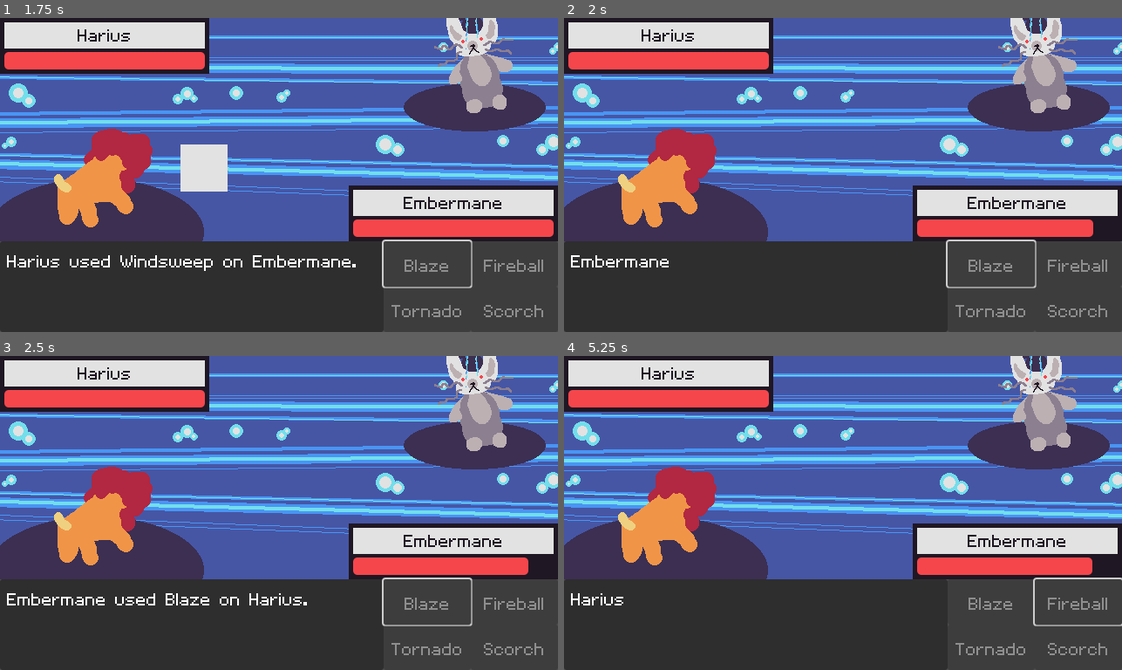
Above: before the commit, frames 1-4 (two rows, left to right).
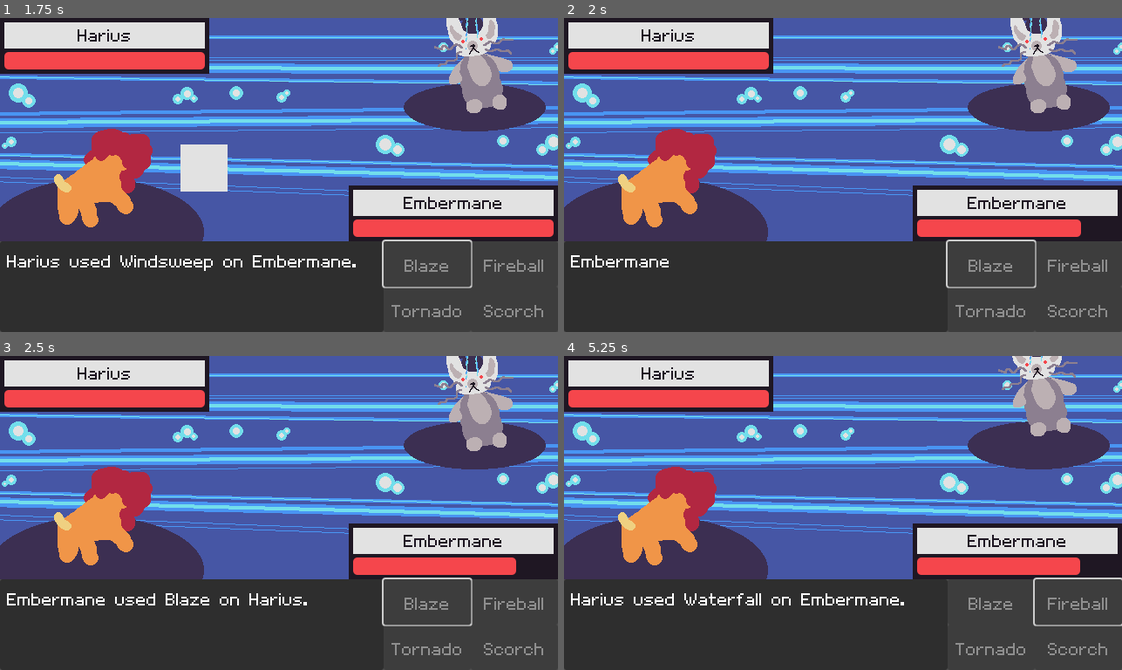
Above: after the commit, the same moments.

Repository: jadicodes/zodiac-battler
Game: Godot game, scene res://battle_arena/battle_arena.tscn
The game is run twice, just before and just after one commit, with the same random seed, the same clock (stepped at 60 frames per second) and the same inputs. The engine's default icon, where the game draws it, is replaced by a stand-in: a white triangle on a blue panel in a dark square.
Inputs:
- Up to frame 1 (1.75 s): click "Blaze" at 0.5 s; tap Space (advance_text) at 1.35 s
- Up to frame 2 (2 s): no input
- Up to frame 3 (2.5 s): tap Space (advance_text) at 2.1 s
- Up to frame 4 (5.25 s): tap Enter at 2.75 s; tap Space (advance_text) at 2.85, 3.5, 3.6, 5.1 s; click "Fireball" at 4.25 s

Frame 1 is identical in both runs. In frame 2, 0.1% of the frame differs, in the area x 92-95%, y 64-70%; in frame 3, 0.1%; in frame 4, 2.8%, in the area x 12-95%, y 0-80%.

Commit message:
Add new monsters and moves

Diff:
--- a/project/monster_select/monster_select.tscn
+++ b/project/monster_select/monster_select.tscn
@@ -1,9 +1,11 @@
-[gd_scene load_steps=5 format=3 uid="uid://dcq1jyvigtr0n"]
+[gd_scene load_steps=7 format=3 uid="uid://dcq1jyvigtr0n"]
 
 [ext_resource type="Script" uid="uid://inyctean21v7" path="res://monster_select/monster_select.gd" id="1_enmru"]
 [ext_resource type="PackedScene" uid="uid://dvkl7s1xn7hqc" path="res://monster_select/monster_select_button.tscn" id="2_v8ndl"]
 [ext_resource type="Resource" uid="uid://bmt1iiqphqefe" path="res://monsters/breed/harius.tres" id="3_7ewmc"]
 [ext_resource type="Resource" uid="uid://c8u3hw5eqn458" path="res://monsters/breed/embermane.tres" id="4_a6qg2"]
+[ext_resource type="Resource" uid="uid://der5ogkwrmkv0" path="res://monsters/breed/tomatus.tres" id="5_o31d0"]
+[ext_resource type="Resource" uid="uid://dg0kj3kls4cxf" path="res://monsters/breed/biseas.tres" id="6_ciuqq"]
 
 [node name="MonsterSelect" type="Control"]
 layout_mode = 3
@@ -24,21 +26,32 @@
 offset_bottom = 36.0
 text = "select ur monster!"
 
-[node name="MonsterSelectButton" parent="." instance=ExtResource("2_v8ndl")]
+[node name="GridContainer" type="GridContainer" parent="."]
 layout_mode = 0
-offset_left = 138.0
-offset_top = 136.0
-offset_right = 138.0
-offset_bottom = 136.0
+offset_left = 29.0
+offset_top = 120.0
+offset_right = 69.0
+offset_bottom = 160.0
+mouse_filter = 2
+columns = 4
+
+[node name="MonsterSelectButton" parent="GridContainer" instance=ExtResource("2_v8ndl")]
+layout_mode = 2
 _breed = ExtResource("3_7ewmc")
 
-[node name="MonsterSelectButton2" parent="." instance=ExtResource("2_v8ndl")]
-layout_mode = 0
-offset_left = 426.0
-offset_top = 145.0
-offset_right = 426.0
-offset_bottom = 145.0
+[node name="MonsterSelectButton2" parent="GridContainer" instance=ExtResource("2_v8ndl")]
+layout_mode = 2
 _breed = ExtResource("4_a6qg2")
 
-[connection signal="selected" from="MonsterSelectButton" to="." method="_select_monster"]
-[connection signal="selected" from="MonsterSelectButton2" to="." method="_select_monster"]
+[node name="MonsterSelectButton3" parent="GridContainer" instance=ExtResource("2_v8ndl")]
+layout_mode = 2
+_breed = ExtResource("5_o31d0")
+
+[node name="MonsterSelectButton4" parent="GridContainer" instance=ExtResource("2_v8ndl")]
+layout_mode = 2
+_breed = ExtResource("6_ciuqq")
+
+[connection signal="selected" from="GridContainer/MonsterSelectButton" to="." method="_select_monster"]
+[connection signal="selected" from="GridContainer/MonsterSelectButton2" to="." method="_select_monster"]
+[connection signal="selected" from="GridContainer/MonsterSelectButton3" to="." method="_select_monster"]
+[connection signal="selected" from="GridContainer/MonsterSelectButton4" to="." method="_select_monster"]
--- /dev/null
+++ b/project/monsters/breed/biseas.tres
@@ -0,0 +1,23 @@
+[gd_resource type="Resource" script_class="Breed" load_steps=9 format=3 uid="uid://dg0kj3kls4cxf"]
+
+[ext_resource type="Script" uid="uid://d2wg76v3vg2yt" path="res://moves/move.gd" id="1_chcf4"]
+[ext_resource type="Texture2D" uid="uid://l25ikwclsgny" path="res://monsters/breed/biseas_normal_back.png" id="1_m5eho"]
+[ext_resource type="Script" uid="uid://demay78bjjpnr" path="res://monsters/breed/breed.gd" id="2_drnq0"]
+[ext_resource type="Texture2D" uid="uid://c5hb0xf28j51k" path="res://monsters/breed/biseas_normal_front.png" id="2_t4b7i"]
+[ext_resource type="Resource" uid="uid://dkf2prdlcy567" path="res://moves/water/waterfall.tres" id="4_oouur"]
+[ext_resource type="Resource" uid="uid://bcfnpjqqvatxo" path="res://moves/wind/windsweep.tres" id="5_afgvj"]
+[ext_resource type="Resource" uid="uid://bnrwna5w240jw" path="res://moves/earth/stalagmite.tres" id="6_20g6e"]
+[ext_resource type="Resource" uid="uid://dh5umek4p7tyh" path="res://moves/water/tsunami.tres" id="7_dwpxe"]
+
+[resource]
+script = ExtResource("2_drnq0")
+_monster_name = "Biseas"
+_type = 3
+_moves = Array[ExtResource("1_chcf4")]([ExtResource("4_oouur"), ExtResource("5_afgvj"), ExtResource("6_20g6e"), ExtResource("7_dwpxe")])
+_health_points = 200
+_speed = 10
+_normal_texture_front = ExtResource("2_t4b7i")
+_normal_texture_back = ExtResource("1_m5eho")
+_attack_texture_front = ExtResource("2_t4b7i")
+_attack_texture_back = ExtResource("1_m5eho")
+metadata/_custom_type_script = "uid://demay78bjjpnr"
--- a/project/monsters/breed/harius.tres
+++ b/project/monsters/breed/harius.tres
@@ -4,7 +4,7 @@
 [ext_resource type="Script" uid="uid://demay78bjjpnr" path="res://monsters/breed/breed.gd" id="1_leps3"]
 [ext_resource type="Resource" uid="uid://bcfnpjqqvatxo" path="res://moves/wind/windsweep.tres" id="2_n0xyt"]
 [ext_resource type="Resource" uid="uid://dmawuoyv4y71l" path="res://moves/wind/tornado.tres" id="3_qkgky"]
-[ext_resource type="Resource" uid="uid://cgmxq7kmfgntw" path="res://moves/fire/blaze.tres" id="4_dvkfb"]
+[ext_resource type="Resource" uid="uid://dkf2prdlcy567" path="res://moves/water/waterfall.tres" id="4_n0xyt"]
 [ext_resource type="Texture2D" uid="uid://u0c35urvspaw" path="res://monsters/breed/harius_normal_back.png" id="4_poymp"]
 [ext_resource type="Texture2D" uid="uid://buekm34pnlo1k" path="res://monsters/breed/harius_normal_front.png" id="5_xi630"]
 [ext_resource type="Resource" uid="uid://dg2yxkslca4qb" path="res://moves/fire/scorch.tres" id="5_yks30"]
@@ -12,8 +12,8 @@
 [resource]
 script = ExtResource("1_leps3")
 _monster_name = "Harius"
-_type = 3
-_moves = Array[ExtResource("1_38s86")]([ExtResource("2_n0xyt"), ExtResource("3_qkgky"), ExtResource("4_dvkfb"), ExtResource("5_yks30")])
+_type = 1
+_moves = Array[ExtResource("1_38s86")]([ExtResource("2_n0xyt"), ExtResource("3_qkgky"), ExtResource("4_n0xyt"), ExtResource("5_yks30")])
 _health_points = 40
 _speed = 80
 _normal_texture_front = ExtResource("5_xi630")
--- /dev/null
+++ b/project/monsters/breed/tomatus.tres
@@ -0,0 +1,22 @@
+[gd_resource type="Resource" script_class="Breed" load_steps=9 format=3 uid="uid://der5ogkwrmkv0"]
+
+[ext_resource type="Texture2D" uid="uid://kiyh6wxrebj6" path="res://monsters/breed/tomatus_normal_back.png" id="1_6awqp"]
+[ext_resource type="Script" uid="uid://d2wg76v3vg2yt" path="res://moves/move.gd" id="1_8ok17"]
+[ext_resource type="Script" uid="uid://demay78bjjpnr" path="res://monsters/breed/breed.gd" id="2_m67qb"]
+[ext_resource type="Texture2D" uid="uid://cs4o6nqed32jf" path="res://monsters/breed/tomatus_normal_front.png" id="2_vtiox"]
+[ext_resource type="Resource" uid="uid://m506tpvy5i0v" path="res://moves/earth/groundpound.tres" id="4_whaba"]
+[ext_resource type="Resource" uid="uid://dmawuoyv4y71l" path="res://moves/wind/tornado.tres" id="5_r7pxb"]
+[ext_resource type="Resource" uid="uid://bnrwna5w240jw" path="res://moves/earth/stalagmite.tres" id="6_v2bfo"]
+[ext_resource type="Resource" uid="uid://dh5umek4p7tyh" path="res://moves/water/tsunami.tres" id="7_ebqe8"]
+
+[resource]
+script = ExtResource("2_m67qb")
+_monster_name = "Tomatus"
+_moves = Array[ExtResource("1_8ok17")]([ExtResource("4_whaba"), ExtResource("5_r7pxb"), ExtResource("6_v2bfo"), ExtResource("7_ebqe8")])
+_health_points = 150
+_speed = 47
+_normal_texture_front = ExtResource("2_vtiox")
+_normal_texture_back = ExtResource("1_6awqp")
+_attack_texture_front = ExtResource("2_vtiox")
+_attack_texture_back = ExtResource("1_6awqp")
+metadata/_custom_type_script = "uid://demay78bjjpnr"
--- /dev/null
+++ b/project/moves/earth/groundpound.tres
@@ -0,0 +1,11 @@
+[gd_resource type="Resource" script_class="Move" load_steps=2 format=3 uid="uid://m506tpvy5i0v"]
+
+[ext_resource type="Script" uid="uid://d2wg76v3vg2yt" path="res://moves/move.gd" id="1_byi6o"]
+
+[resource]
+script = ExtResource("1_byi6o")
+_move_name = "Groundpound"
+_attack_power = 80
+_attempts = 1
+_accuracy = 69
+metadata/_custom_type_script = "uid://d2wg76v3vg2yt"
--- /dev/null
+++ b/project/moves/earth/stalagmite.tres
@@ -0,0 +1,11 @@
+[gd_resource type="Resource" script_class="Move" load_steps=2 format=3 uid="uid://bnrwna5w240jw"]
+
+[ext_resource type="Script" uid="uid://d2wg76v3vg2yt" path="res://moves/move.gd" id="1_ol0yw"]
+
+[resource]
+script = ExtResource("1_ol0yw")
+_move_name = "Stalagmite"
+_attack_power = 70
+_attempts = 1
+_accuracy = 75
+metadata/_custom_type_script = "uid://d2wg76v3vg2yt"
--- /dev/null
+++ b/project/moves/water/tsunami.tres
@@ -0,0 +1,12 @@
+[gd_resource type="Resource" script_class="Move" load_steps=2 format=3 uid="uid://dh5umek4p7tyh"]
+
+[ext_resource type="Script" uid="uid://d2wg76v3vg2yt" path="res://moves/move.gd" id="1_yp61o"]
+
+[resource]
+script = ExtResource("1_yp61o")
+_move_name = "Tsunami"
+_type = 3
+_attack_power = 59
+_attempts = 1
+_accuracy = 100
+metadata/_custom_type_script = "uid://d2wg76v3vg2yt"
--- /dev/null
+++ b/project/moves/water/waterfall.tres
@@ -0,0 +1,12 @@
+[gd_resource type="Resource" script_class="Move" load_steps=2 format=3 uid="uid://dkf2prdlcy567"]
+
+[ext_resource type="Script" uid="uid://d2wg76v3vg2yt" path="res://moves/move.gd" id="1_6nks2"]
+
+[resource]
+script = ExtResource("1_6nks2")
+_move_name = "Waterfall"
+_type = 3
+_attack_power = 90
+_attempts = 1
+_accuracy = 80
+metadata/_custom_type_script = "uid://d2wg76v3vg2yt"
Binary file added: project/monsters/breed/biseas_normal_back.png
Not shown, added: project/monsters/breed/biseas_normal_back.png.import
Binary file added: project/monsters/breed/biseas_normal_front.png
Not shown, added: project/monsters/breed/biseas_normal_front.png.import
Binary file added: project/monsters/breed/tomatus_normal_back.png
Not shown, added: project/monsters/breed/tomatus_normal_back.png.import
Binary file added: project/monsters/breed/tomatus_normal_front.png
Not shown, added: project/monsters/breed/tomatus_normal_front.png.import
